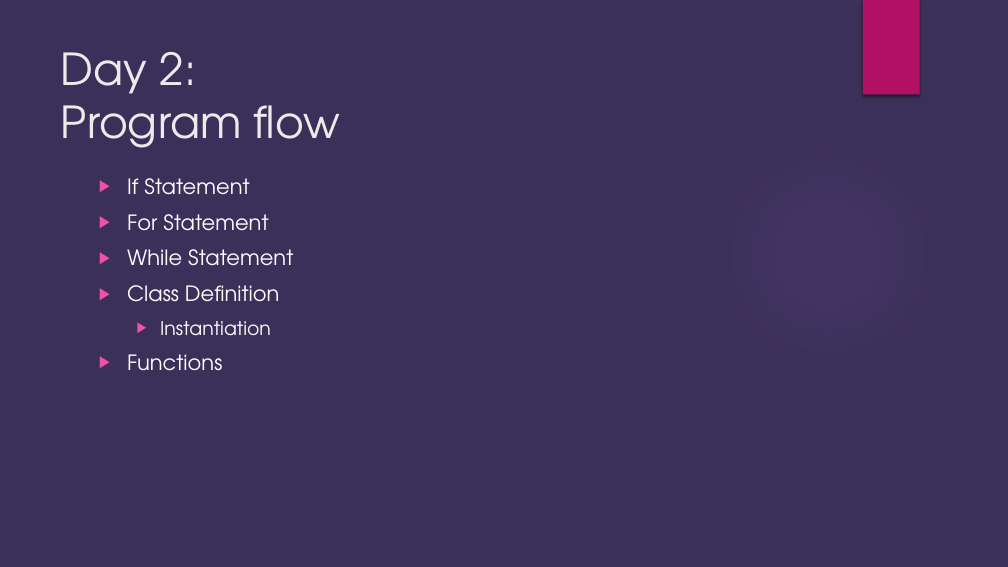
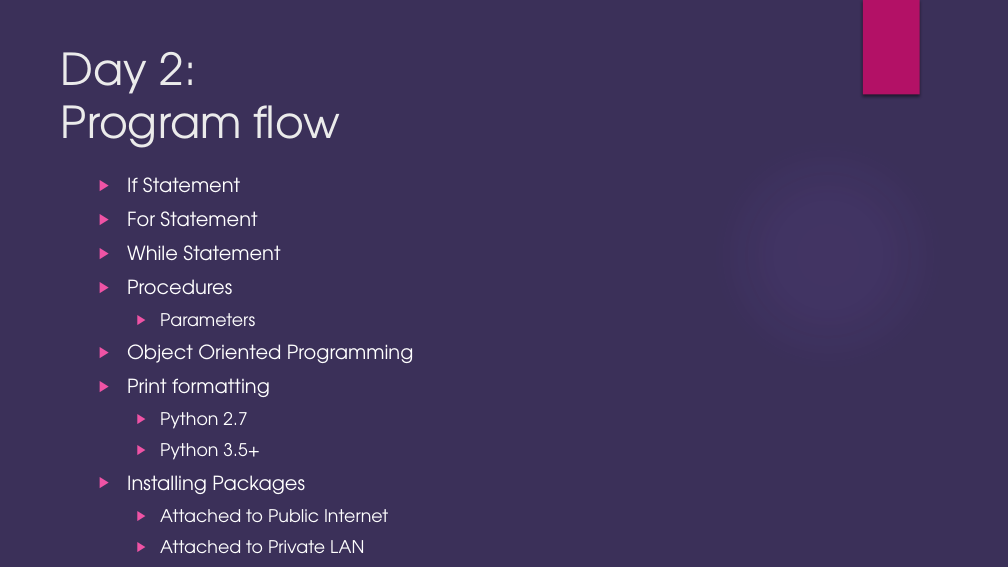
Before and after one commit to brianjgrier/Python-Overview, a slide deck: slide 14 of Python Introduction.pptx (slide 15 before the commit). Drawn at 1008x567 pixels with LibreOffice and Linux fonts; fonts in the diff are those of the drawing; background and template pictures are left out. Boxes give left, top, right and bottom in pixels: in the first picture for what was removed or moved away, otherwise in the second. Text is boxed around its words. In the diff, an @@ line names an element or a change of style, - is before the commit and + after.

```diff
--- a/Python Introduction.pptx
+++ b/Python Introduction.pptx
@@ text at box(127, 177, 280, 260): size 20 to 18.5 pt in "If Statement", "For Statement", "While Statement" @@
@@ text at box(127, 279, 414, 553): text changed; size 20 to 16.6 pt @@
-▶ Class Definition
-  ▶ Instantiation
-▶ Functions
+▶ Procedures
+  ▶ Parameters
+▶ Object Oriented Programming
+▶ Print formatting
+  ▶ Python 2.7
+  ▶ Python 3.5+
+▶ Installing Packages
+  ▶ Attached to Public Internet
+  ▶ Attached to Private LAN
```
Also in this commit, not shown: 9 other slides changed, 8 slides removed.
